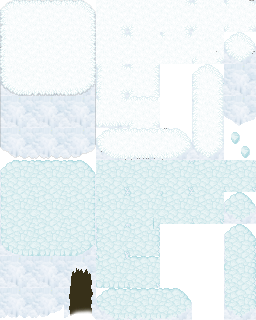
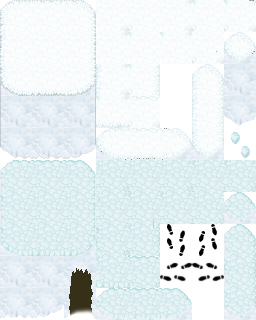
Layer changes from the first (256, 320) image to the second:
added layer "Eingefügte Ebene #8" above "Eingefügte Ebene #10" over [199, 224, 217, 256]
added layer "Eingefügte Ebene #10" above "Eingefügte Ebene #9" over [192, 262, 224, 282]
added layer "Eingefügte Ebene #9" above "Eingefügte Ebene #7" over [160, 262, 192, 282]
added layer "Eingefügte Ebene #7" above "Ebenengruppe" over [167, 224, 185, 256]
